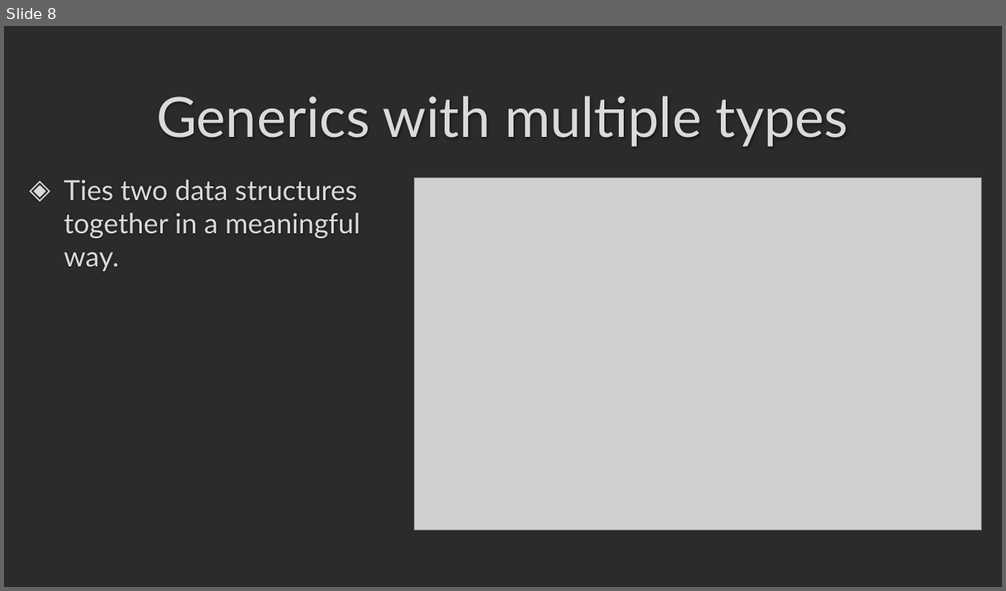
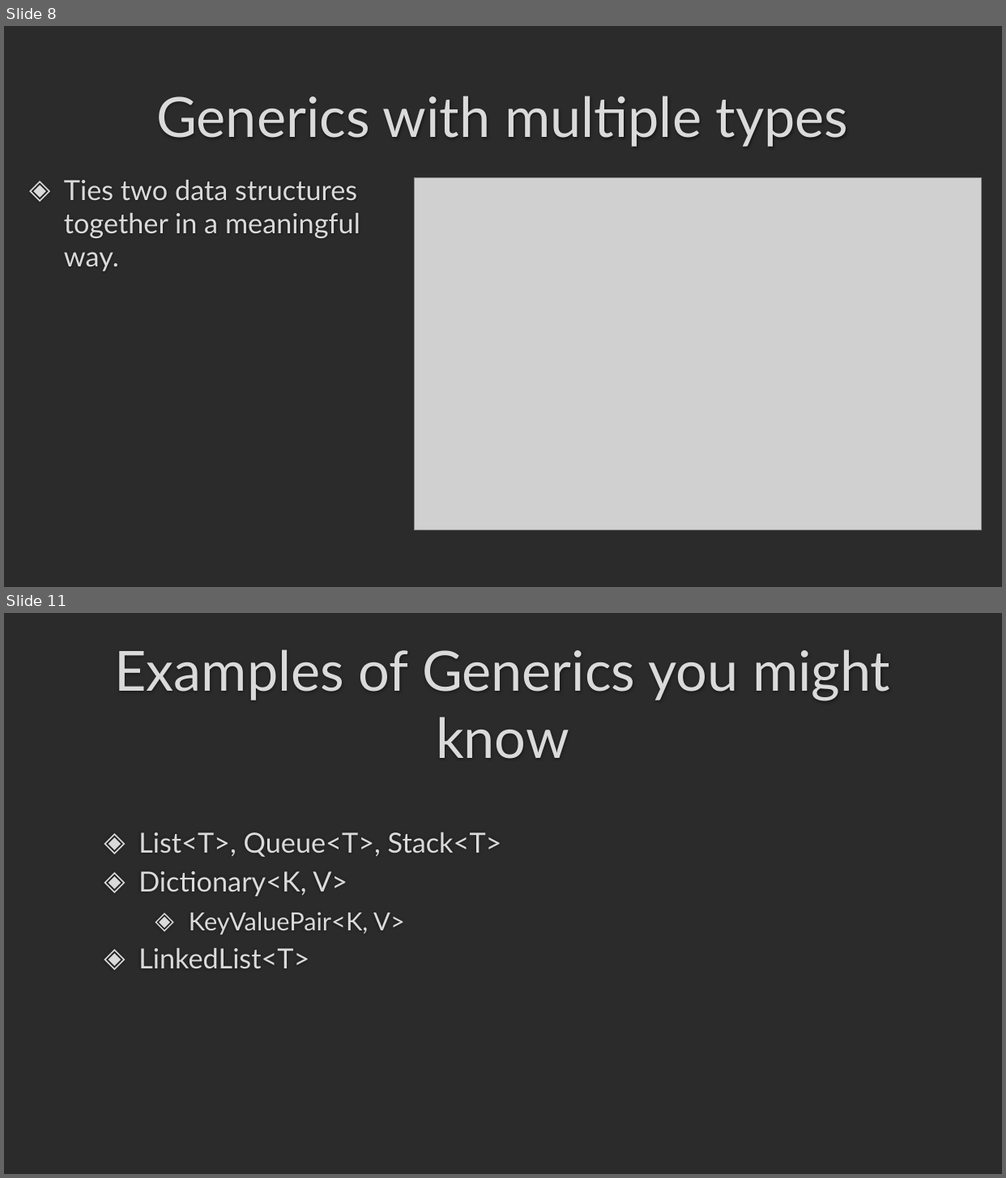
Before and after one commit to darrare/CS-3020, a slide deck: Documents/Powerpoints/4.0 Generic Classes and Interfaces.pptx. Shown one above the other, each under a label of ours: slide 8 before the commit, slides 8 and 11 after it; the slides between them are not shown. The pictures are 1006x591 and 1006x1178 pixels, drawn with LibreOffice and Linux fonts; fonts in the diff are those of the drawing; grey boxes stand for pictures; background and template pictures are left out; a plain dark background stands for a picture behind light text. Boxes give left, top, right and bottom in pixels: in the first picture for what was removed or moved away, otherwise in the second. Text is boxed around its words. In the diff, an @@ line names an element or a change of style, - is before the commit and + after.

```diff
--- a/Documents/Powerpoints/4.0 Generic Classes and Interfaces.pptx
+++ b/Documents/Powerpoints/4.0 Generic Classes and Interfaces.pptx
@@ slide 11 added at (x1=4, y1=613, x2=1002, y2=1174), background picture (left out) @@
@@ title added at (x1=114, y1=649, x2=890, y2=759), 40 pt, text #DADADA @@
+Examples of Generics you might know
@@ text added at (x1=138, y1=833, x2=502, y2=969), 20 pt, text #DADADA @@
+◈ List<T>, Queue<T>, Stack<T>
+◈ Dictionary<K, V>
+  ◈ KeyValuePair<K, V>
+◈ LinkedList<T>
```
Also in this commit, not shown: 5 other slides added, 5 other files.
